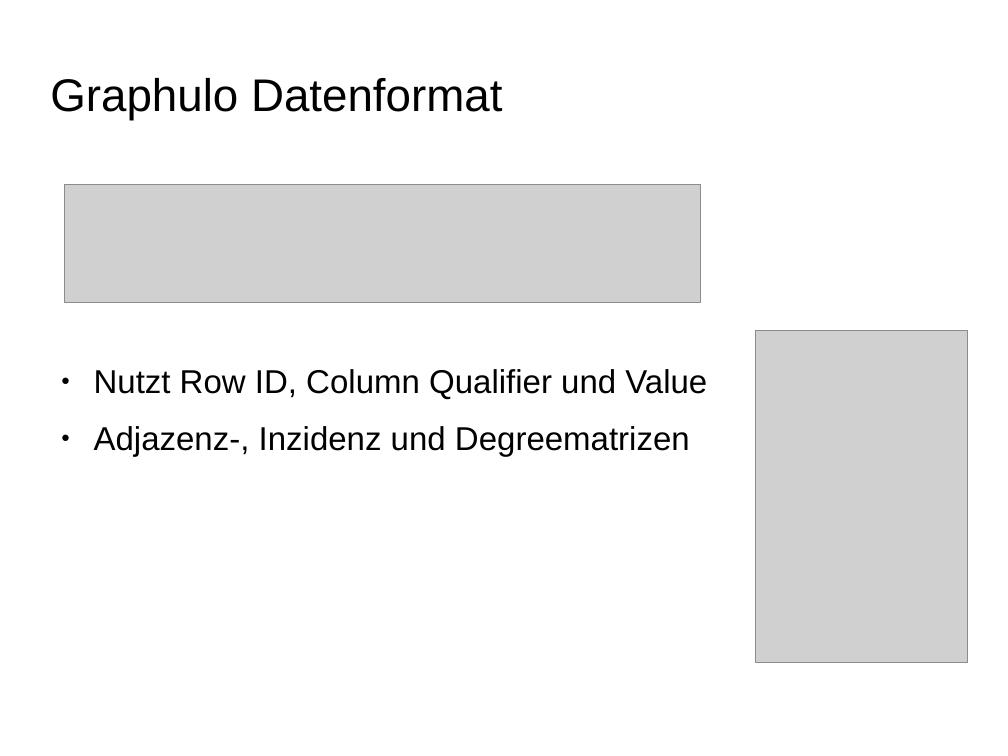
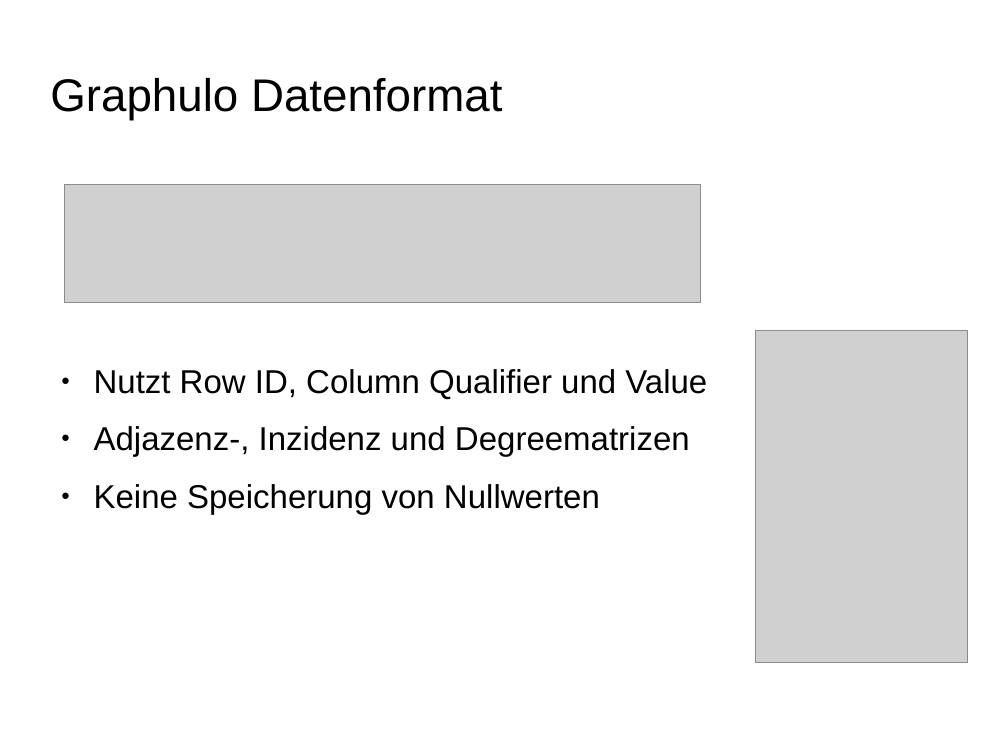
Before and after one commit to ScaDS/dblp-graphulo, a slide deck: slide 14 of doc/testat1.odp (slide 10 before the commit). Drawn at 1008x756 pixels with LibreOffice and Linux fonts; fonts in the diff are those of the drawing; grey boxes stand for pictures; background and template pictures are left out. Boxes give left, top, right and bottom in pixels: in the first picture for what was removed or moved away, otherwise in the second. Text is boxed around its words. In the diff, an @@ line names an element or a change of style, - is before the commit and + after.

```diff
--- a/doc/testat1.odp
+++ b/doc/testat1.odp
@@ text at bbox=[94, 484, 600, 514]: paragraph added @@
+● Keine Speicherung von Nullwerten
```
Also in this commit, not shown: 4 other slides changed, 8 slides added, 1 slide removed, 2 other files.
